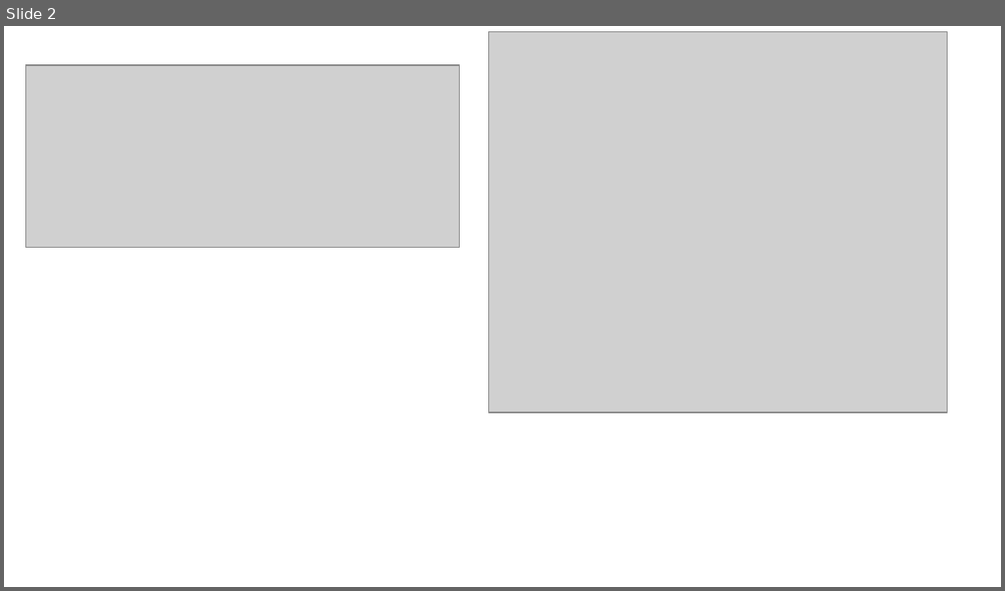
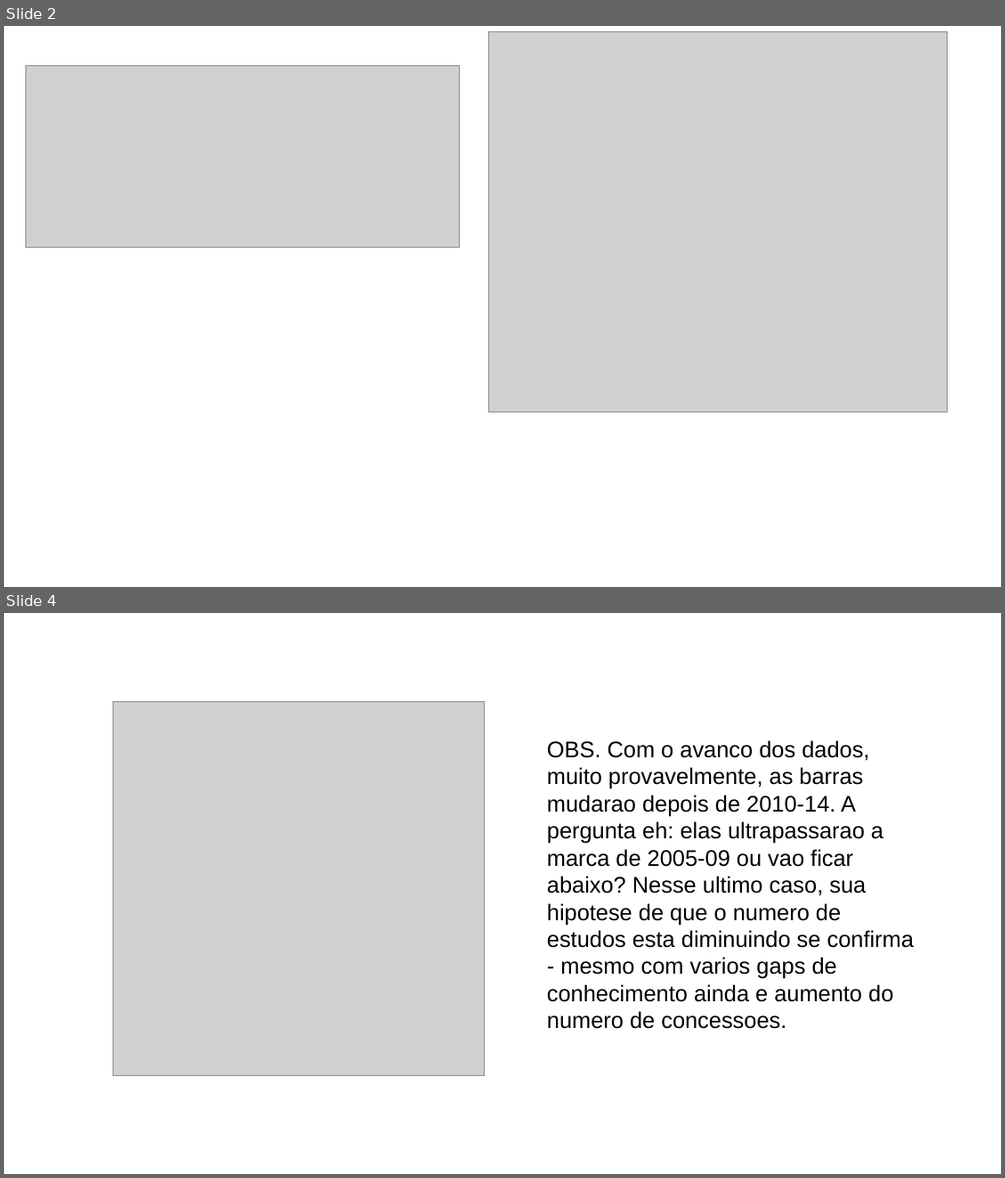
Before and after one commit to miralaba/logging_scientiometrics, a slide deck: results/cienciometria.pptx. Shown one above the other, each under a label of ours: slide 2 before the commit, slides 2 and 4 after it; the slides between them are not shown. The pictures are 1005x591 and 1005x1178 pixels, drawn with LibreOffice and Linux fonts; fonts in the diff are those of the drawing; grey boxes stand for pictures. Boxes give left, top, right and bottom in pixels: in the first picture for what was removed or moved away, otherwise in the second. Text is boxed around its words. In the diff, an @@ line names an element or a change of style, - is before the commit and + after.

Commit message:
upload de resultados com 741/1530 (~48%) da base dados pronta

```diff
--- a/results/cienciometria.pptx
+++ b/results/cienciometria.pptx
@@ slide 4 added at (4, 613, 1001, 1174), background #FFFFFF @@
@@ picture added at (113, 702, 485, 1075) @@
@@ text added at (547, 740, 914, 1029), 18 pt, text #000000 @@
+OBS. Com o avanco dos dados, muito provavelmente, as barras mudarao depois de 2010-14. A pergunta eh: elas ultrapassarao a marca de 2005-09 ou vao ficar abaixo? Nesse ultimo caso, sua hipotese de que o numero de estudos esta diminuindo se confirma - mesmo com varios gaps de conhecimento ainda e aumento do numero de concessoes.
```
Also in this commit, not shown: 1 slide changed, 3 other slides added, 6 slides removed, 6 other files.
